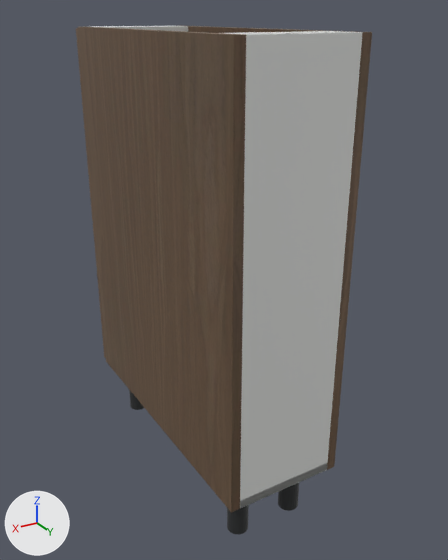
What one commit did to the glTF model storefront/public/cabinet-inventory/models/oppein-pb-mso-b09fh.glb.
The view is the same before and after, from a 50 mm camera at (0.662, 0.699, 0.901) aimed at (0.08, -0.271, 0.416). Arrows for +X, +Y and +Z are at lower left; the lights stay in place. The first picture is the older version. Where no turn or scale is listed for an object, it has been applied to the vertices.

Names of what the first picture shows: 'Cabinet back', 'Cabinet bottom', 'Cabinet side', 'Cabinet side.001', 'Door' and 5 more.
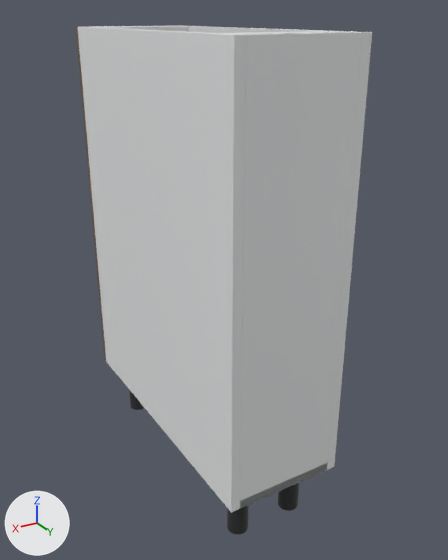
Edits to the scene script, one JSON object a line:
```json
{"op": "add", "block": "mat_white_cabinet_carcass", "code": ["mat_white_cabinet_carcass = principled_material('White cabinet carcass')", "mat_white_cabinet_carcass.base_color = (0.82, 0.83, 0.835)  # white #eaebec", "mat_white_cabinet_carcass.roughness = 0.48"]}
{"block": "me_cube", "where": "me_cube.from_pydata(...)  # 56 vertices, 108 faces; spans x -0.009..0.009, y -0.293..0.293, z -0.381..0.381"}
{"op": "remove", "block": "me_cube", "code": "me_cube.materials.append(mat_supplier_finish___smoked_oak)"}
{"op": "add", "block": "me_cube", "code": "me_cube.materials.append(mat_white_cabinet_carcass)  # white #eaebec"}
{"block": "me_cube_001", "where": "me_cube_001.from_pydata(...)  # 56 vertices, 108 faces; spans x -0.009..0.009, y -0.293..0.293, z -0.381..0.381"}
{"op": "remove", "block": "me_cube_001", "code": "me_cube_001.materials.append(mat_supplier_finish___smoked_oak)"}
{"op": "add", "block": "me_cube_001", "code": "me_cube_001.materials.append(mat_white_cabinet_carcass)  # white #eaebec"}
```

Boxes [x1, y1, x2, y2] around the edits, measured in the pictures (448 x 560 px):
```json
{"object": "Cabinet side.001", "change": "recoloured", "before": [78, 27, 246, 512], "after": [78, 27, 246, 512], "on screen": "lighter"}
{"object": "Cabinet side", "change": "recoloured", "before": [188, 26, 372, 470], "after": [188, 26, 372, 470]}
```
